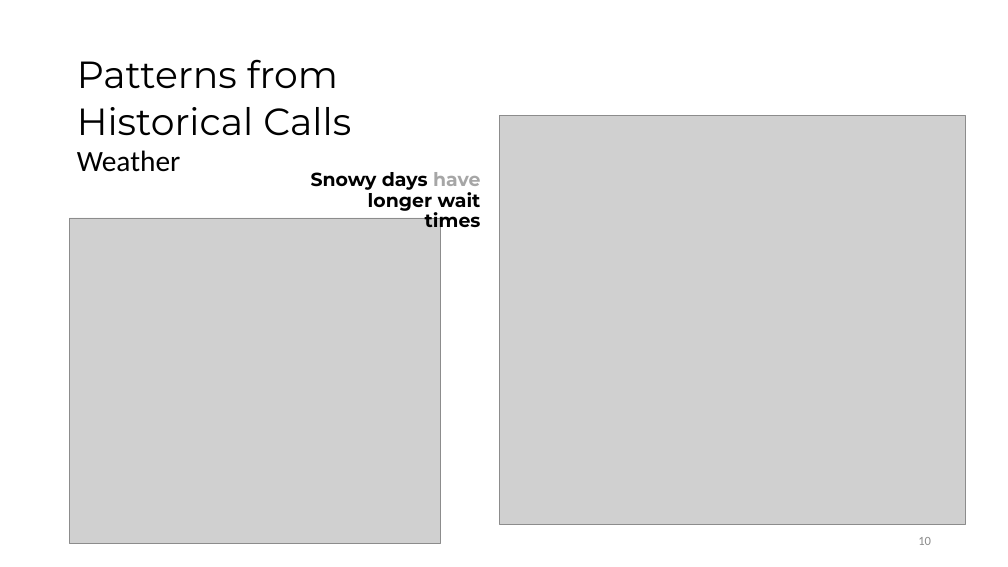
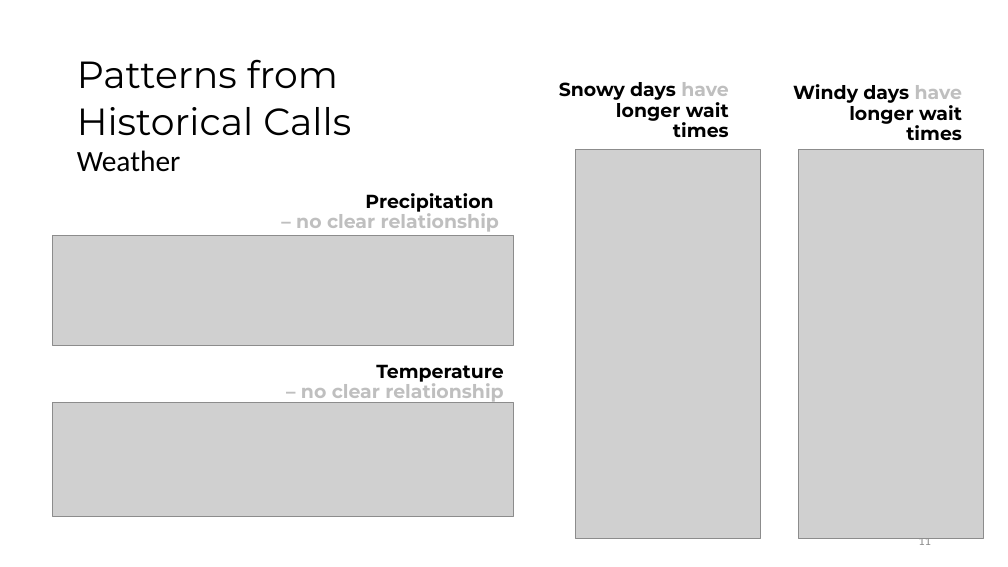
Before and after one commit to seungleedavidpark/Predicting-EMS-calls-Response-Time-in-Virginia-Beach, a slide deck: slide 11 of Presentation/PechaKucha Presentation.pptx (slide 10 before the commit). Drawn at 1008x567 pixels with LibreOffice and Linux fonts; fonts in the diff are those of the drawing; grey boxes stand for pictures. Boxes give left, top, right and bottom in pixels: in the first picture for what was removed or moved away, otherwise in the second. Text is boxed around its words. In the diff, an @@ line names an element or a change of style, - is before the commit and + after.

Commit message:
added presentation

```diff
--- a/Presentation/PechaKucha Presentation.pptx
+++ b/Presentation/PechaKucha Presentation.pptx
@@ text "Snowy days have longer wait ...": place and size @@
-text "Snowy days have longer wait ..." at bbox=[311, 172, 481, 232]
+text "Snowy days have longer wait ..." at bbox=[559, 82, 729, 137]
@@ text "Snowy days have longer wait ..." at bbox=[559, 82, 729, 137]: text colour #A6A6A6 to #BFBFBF in "have" @@
@@ text added at bbox=[793, 84, 962, 140], 18 pt, text #000000, bold @@
+Windy days have longer wait times
@@ picture removed at bbox=[500, 116, 965, 524] @@
@@ picture added at bbox=[575, 149, 761, 538] @@
@@ picture added at bbox=[799, 149, 984, 538] @@
@@ text added at bbox=[296, 193, 499, 232], 18 pt, text #BFBFBF, bold @@
+Precipitation
+– no clear relationship
@@ picture added at bbox=[53, 235, 513, 346] @@
@@ picture removed at bbox=[70, 218, 440, 544] @@
@@ text added at bbox=[301, 364, 503, 404], 18 pt, text #BFBFBF, bold @@
+Temperature
+– no clear relationship
@@ picture added at bbox=[53, 403, 513, 517] @@
@@ page number at bbox=[918, 535, 931, 545]: text changed @@
-10
+11
```
Also in this commit, not shown: 5 other slides changed, 1 slide added, 1 slide removed, 1 other file.
